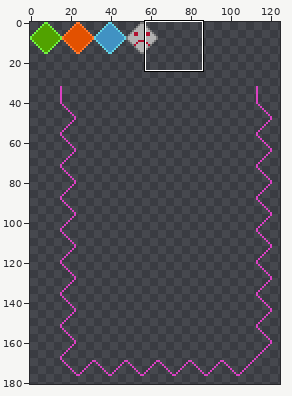
Pixel-art file: gwj/ase/gametileset.ase. The first picture is a wide view before the edit; the outline marks the close-up.
Close-up. Earlier state:
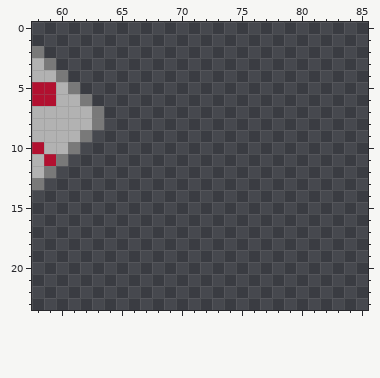
320x320 pixels, 1 frame. Shown: x 58..85, y 0..23. The wide view leaves out empty margins.
The result:
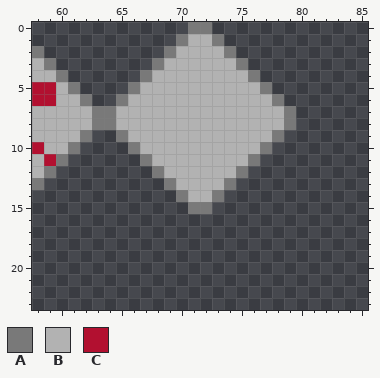
Palette (. is transparent): A #797979  B #b2b2b2  C #b21030
Diff:
--- layer "Layer 1"
@@ x 58..85 @@
- 0 ............................
- 1 ............................
- 2 A...........................
- 3 BA..........................
- 4 BBA.........................
- 5 CCBA........................
- 6 CCBBA.......................
- 7 BBBBBA......................
- 8 BBBBBA......................
- 9 BBBBA.......................
-10 CBBA........................
-11 BCA.........................
-12 BA..........................
-13 A...........................
-14 ............................
-15 ............................
+ 0 .............AA.............
+ 1 ............ABBA............
+ 2 A..........ABBBBA...........
+ 3 BA........ABBBBBBA..........
+ 4 BBA......ABBBBBBBBA.........
+ 5 CCBA....ABBBBBBBBBBA........
+ 6 CCBBA..ABBBBBBBBBBBBA.......
+ 7 BBBBBAABBBBBBBBBBBBBBA......
+ 8 BBBBBAABBBBBBBBBBBBBBA......
+ 9 BBBBA..ABBBBBBBBBBBBA.......
+10 CBBA....ABBBBBBBBBBA........
+11 BCA......ABBBBBBBBA.........
+12 BA........ABBBBBBA..........
+13 A..........ABBBBA...........
+14 ............ABBA............
+15 .............AA.............
 16 ............................
Pixel boxes of the changes (left, top, right, bottom) in both close-ups:
added: (104, 22, 296, 214)
